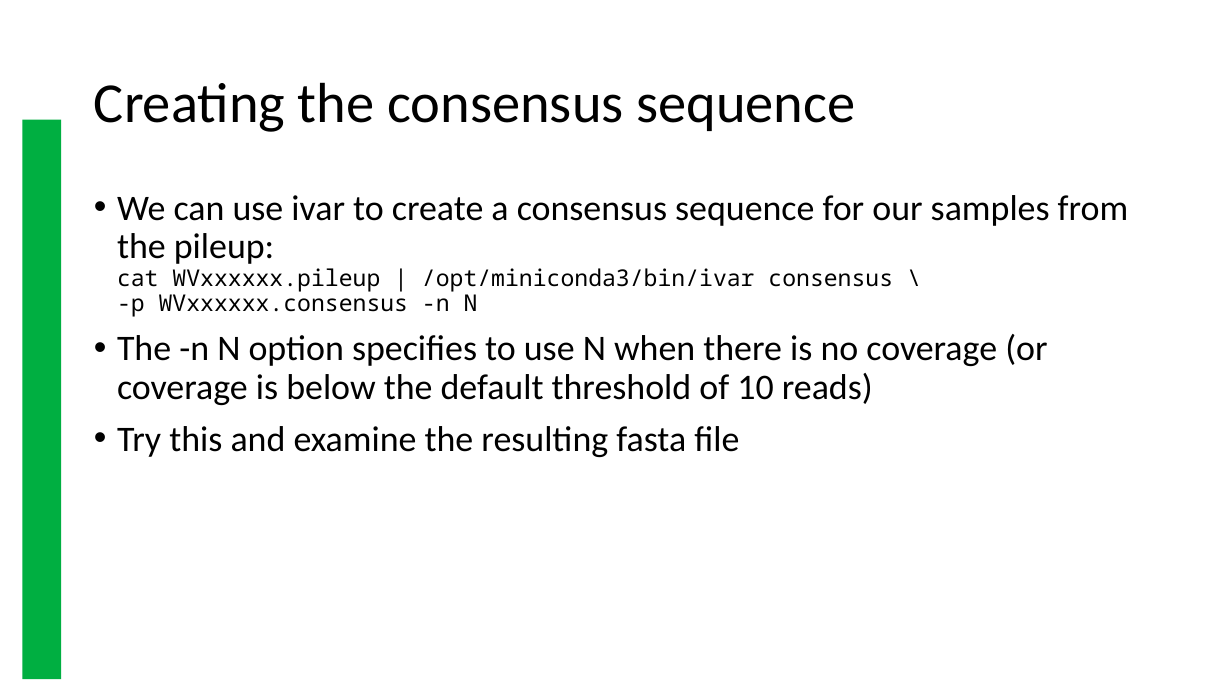
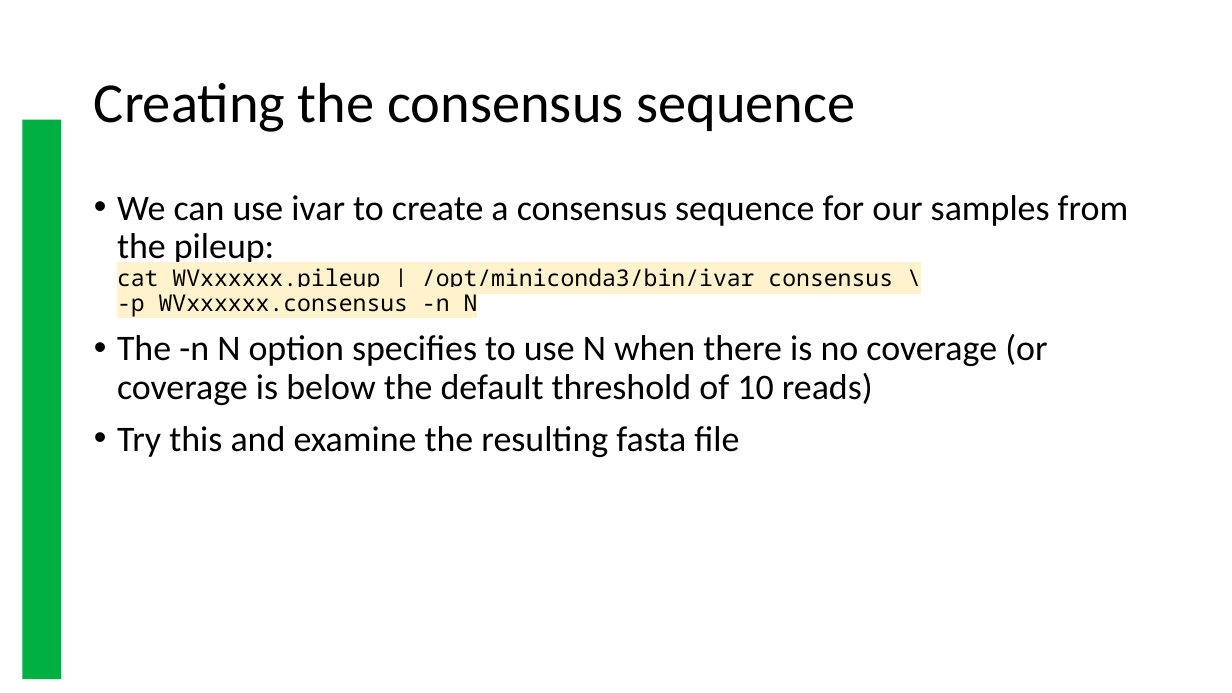
Before and after one commit to WVINBREbootcamp/BootcampPresentationsOld, a slide deck: slide 11 of ivar.pptx. Drawn at 1232x693 pixels with LibreOffice and Linux fonts; fonts in the diff are those of the drawing; background and template pictures are left out. Boxes give left, top, right and bottom in pixels: in the first picture for what was removed or moved away, otherwise in the second. Text is boxed around its words. In the diff, an @@ line names an element or a change of style, - is before the commit and + after.

```diff
--- a/ivar.pptx
+++ b/ivar.pptx
@@ text at (x1=117, y1=195, x2=1129, y2=317): highlight none to #FFF2CC in "cat WVxxxxxx.pileup | /opt/miniconda3/bin/ivar consensus \ - ..." @@
```
Also in this commit, not shown: 3 other slides changed, 4 slides added.
